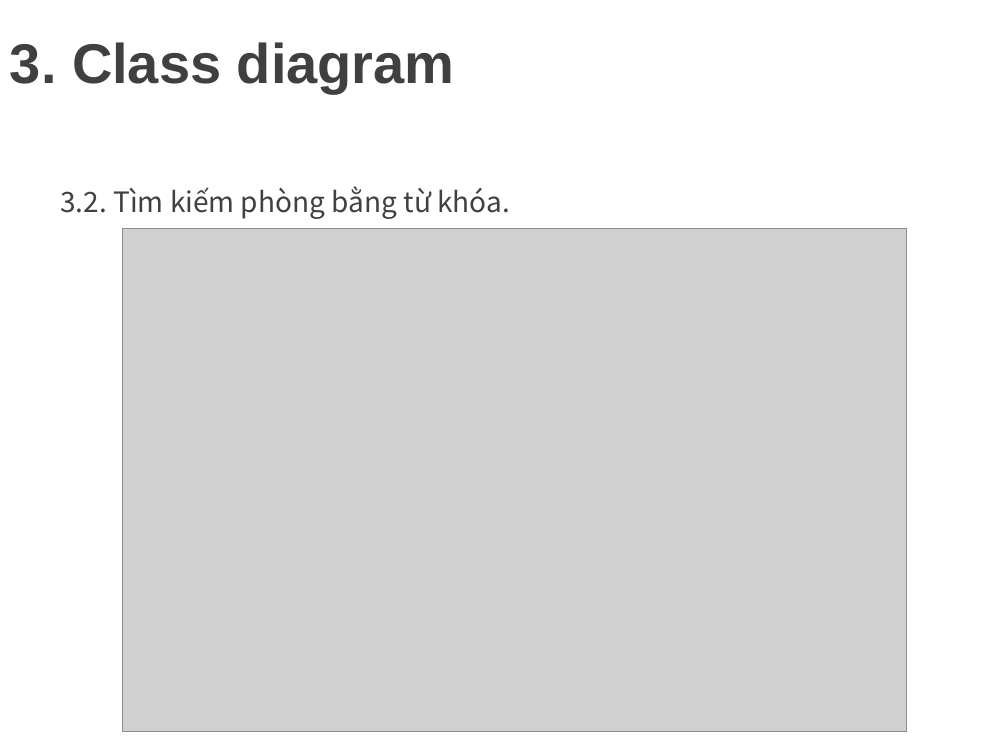
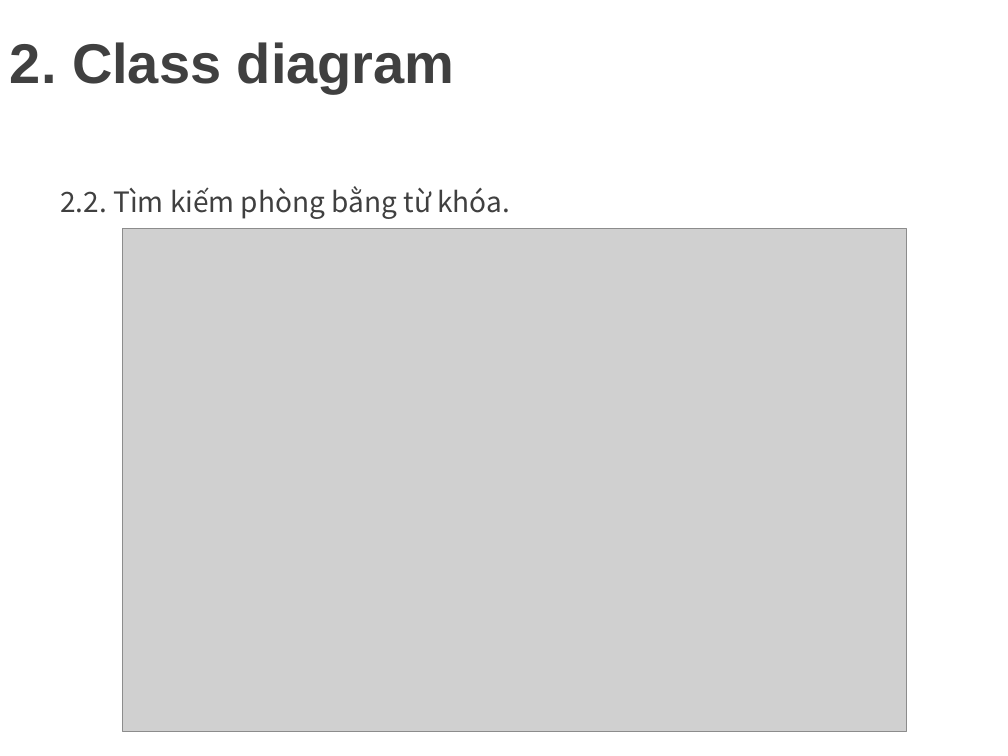
Before and after one commit to minhdat1602/2021_cnpm_group09, a slide deck: slide 20 of document_slide/slide.pptx. Drawn at 1008x756 pixels with LibreOffice and Linux fonts; fonts in the diff are those of the drawing; grey boxes stand for pictures; background and template pictures are left out. Boxes give left, top, right and bottom in pixels: in the first picture for what was removed or moved away, otherwise in the second. Text is boxed around its words. In the diff, an @@ line names an element or a change of style, - is before the commit and + after.

```diff
--- a/document_slide/slide.pptx
+++ b/document_slide/slide.pptx
@@ title at (10,42,455,93): text changed @@
-3. Class diagram
+2. Class diagram
@@ text at (60,186,510,219): text changed @@
-3.2. Tìm kiếm phòng bằng từ khóa.
+2.2. Tìm kiếm phòng bằng từ khóa.
```
Also in this commit, not shown: 10 other slides changed, 1 slide added.
